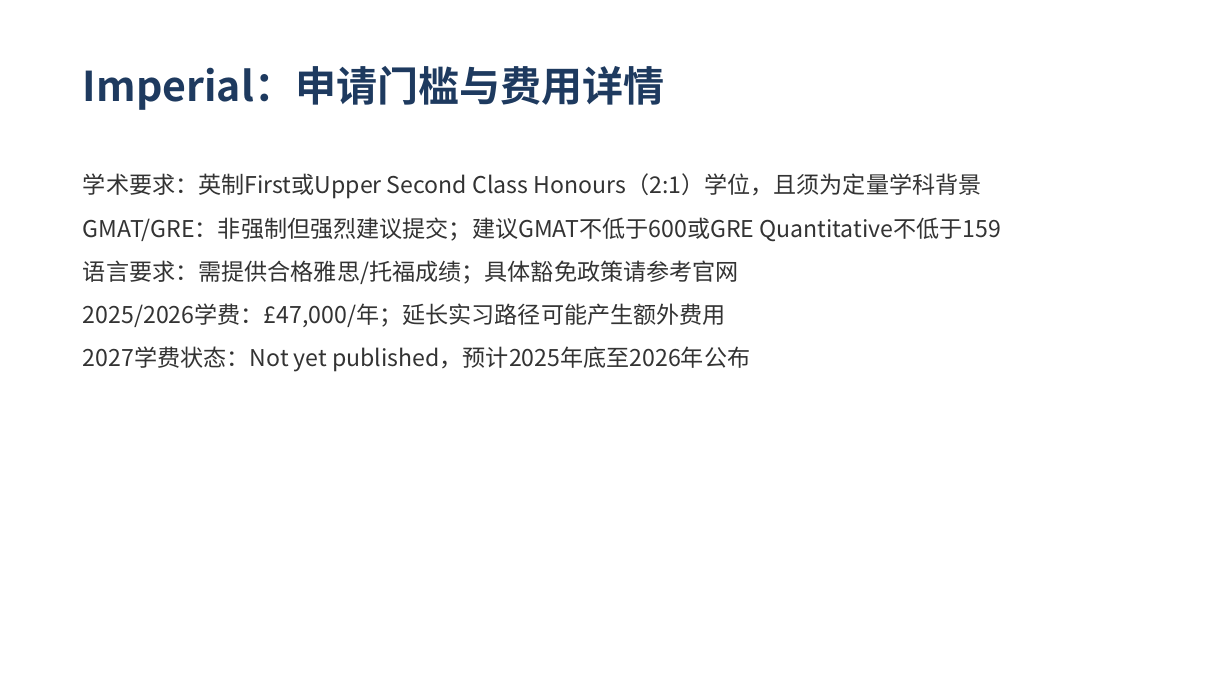
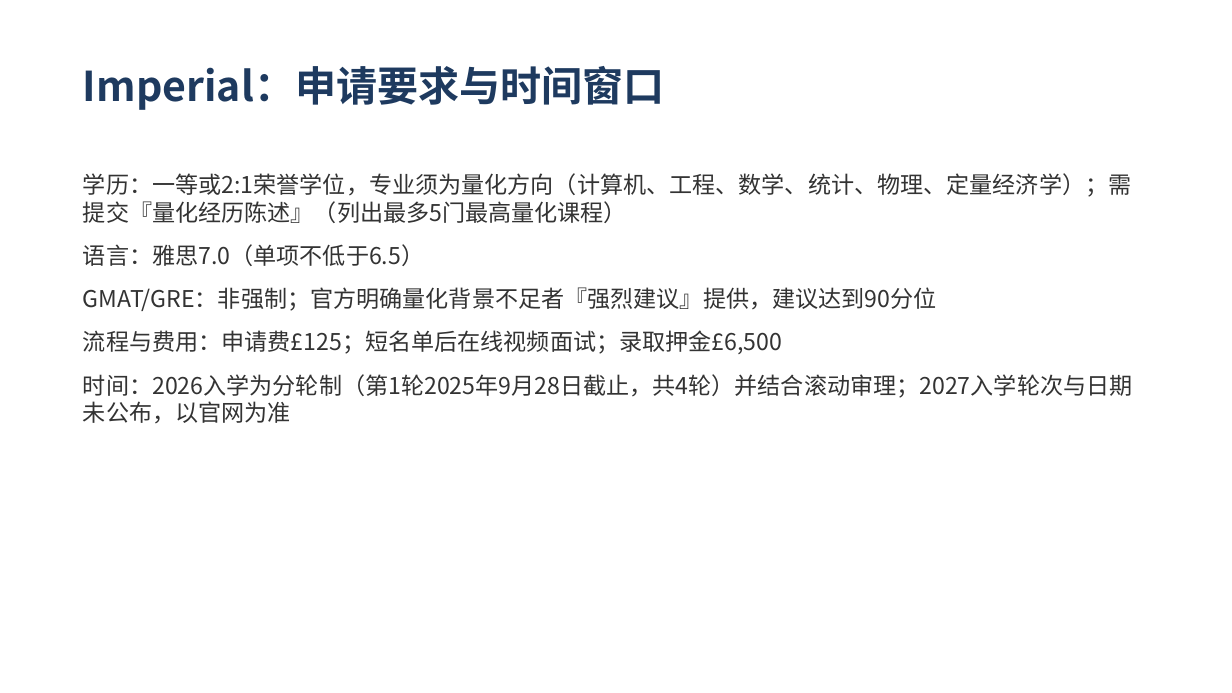
Before and after one commit to SunJenry/PPT_Generator, a slide deck: slide 7 of demo/demo1.pptx (slide 11 before the commit). Drawn at 1232x693 pixels with LibreOffice and Linux fonts; fonts in the diff are those of the drawing. Boxes give left, top, right and bottom in pixels: in the first picture for what was removed or moved away, otherwise in the second. Text is boxed around its words. In the diff, an @@ line names an element or a change of style, - is before the commit and + after.

```diff
--- a/demo/demo1.pptx
+++ b/demo/demo1.pptx
@@ text at (x1=83, y1=66, x2=665, y2=110): text changed @@
-Imperial：申请门槛与费用详情
+Imperial：申请要求与时间窗口
@@ text at (x1=83, y1=173, x2=1133, y2=423): text changed @@
-学术要求：英制First或Upper Second Class Honours（2:1）学位，且须为定量学科背景
-GMAT/GRE：非强制但强烈建议提交；建议GMAT不低于600或GRE Quantitative不低于159
-语言要求：需提供合格雅思/托福成绩；具体豁免政策请参考官网
-2025/2026学费：£47,000/年；延长实习路径可能产生额外费用
-2027学费状态：Not yet published，预计2025年底至2026年公布
+学历：一等或2:1荣誉学位，专业须为量化方向（计算机、工程、数学、统计、物理、定量经济学）；需提交『量化经历陈述』（列出最多5门最高量化课程）
+语言：雅思7.0（单项不低于6.5）
+GMAT/GRE：非强制；官方明确量化背景不足者『强烈建议』提供，建议达到90分位
+流程与费用：申请费£125；短名单后在线视频面试；录取押金£6,500
+时间：2026入学为分轮制（第1轮2025年9月28日截止，共4轮）并结合滚动审理；2027入学轮次与日期未公布，以官网为准
```
Also in this commit, not shown: 13 other slides changed, 13 slides added, 16 slides removed.
